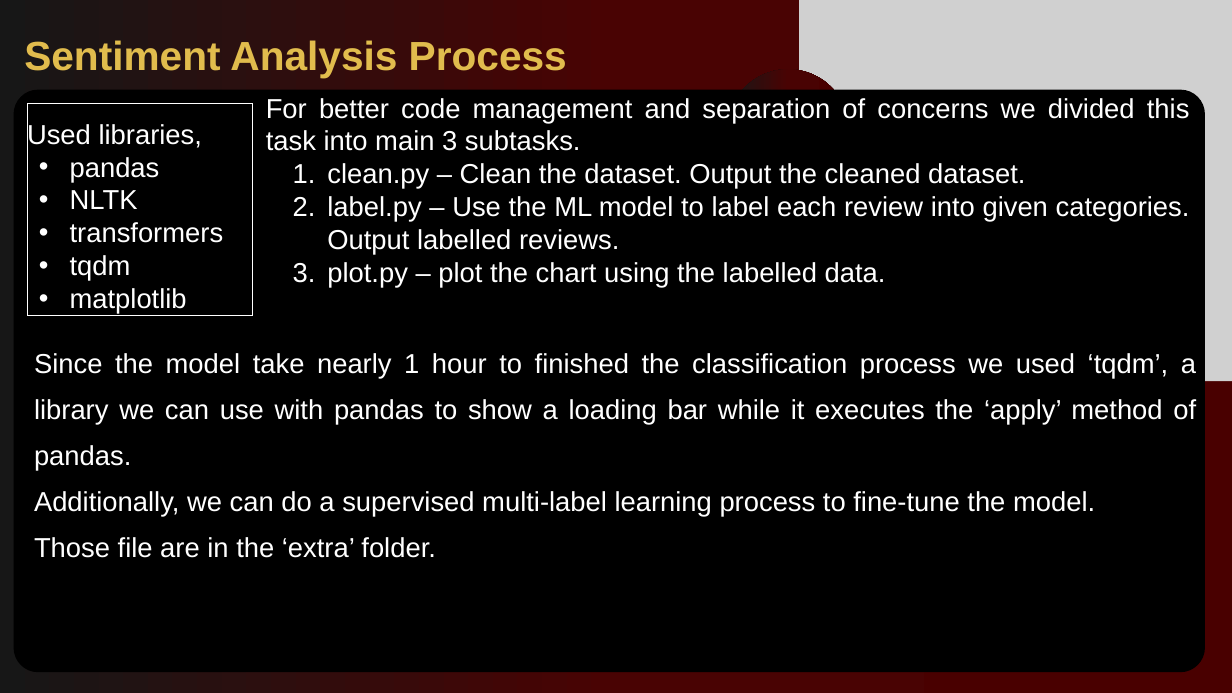
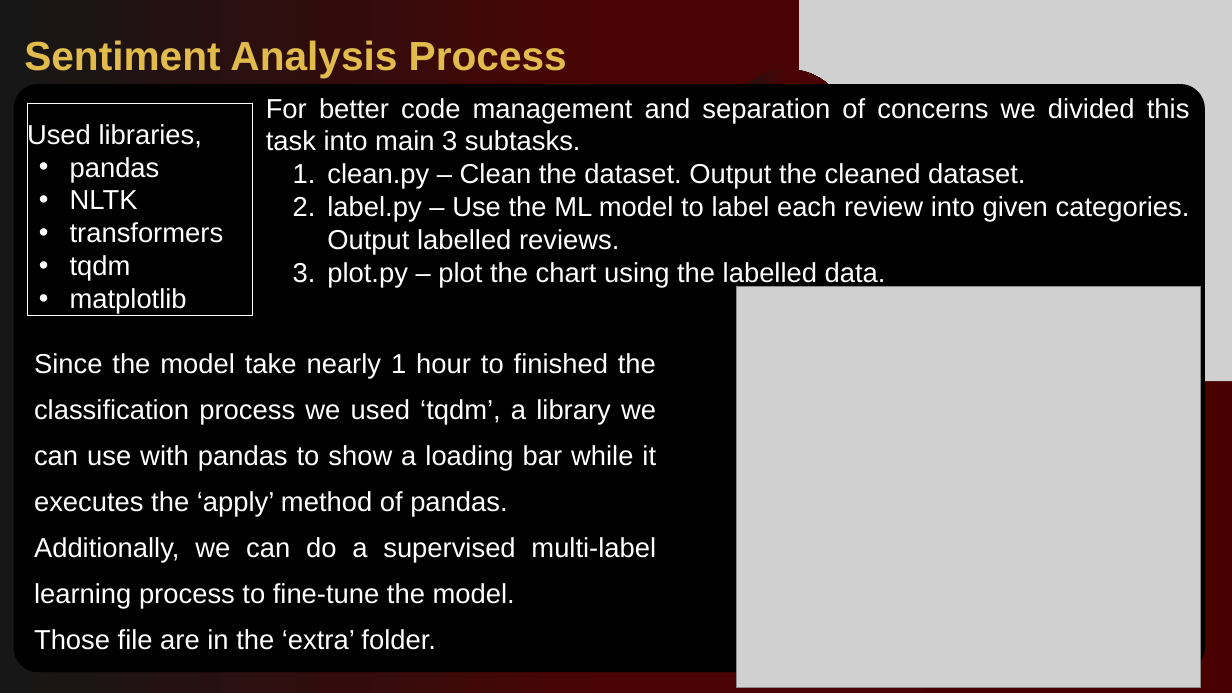
Before and after one commit to Lithasa/WineAnalytics, a slide deck: slide 4 of Grape to Glass.pptx. Drawn at 1232x693 pixels with LibreOffice and Linux fonts; fonts in the diff are those of the drawing; grey boxes stand for pictures. Boxes give left, top, right and bottom in pixels: in the first picture for what was removed or moved away, otherwise in the second. Text is boxed around its words. In the diff, an @@ line names an element or a change of style, - is before the commit and + after.

```diff
--- a/Grape to Glass.pptx
+++ b/Grape to Glass.pptx
@@ freeform shape: place and size @@
-freeform shape at <box>14,90,1205,673</box>
+freeform shape at <box>14,84,1205,672</box>
@@ picture added at <box>737,286,1200,687</box> @@
@@ text "Since the model take nearly ..." rewrapped from <box>34,353,1196,558</box> to <box>34,353,656,650</box> @@
@@ freeform shape removed at <box>1079,538,1163,622</box> @@
@@ picture removed at <box>1095,562,1145,597</box> @@
```
Also in this commit, not shown: 1 other file.
